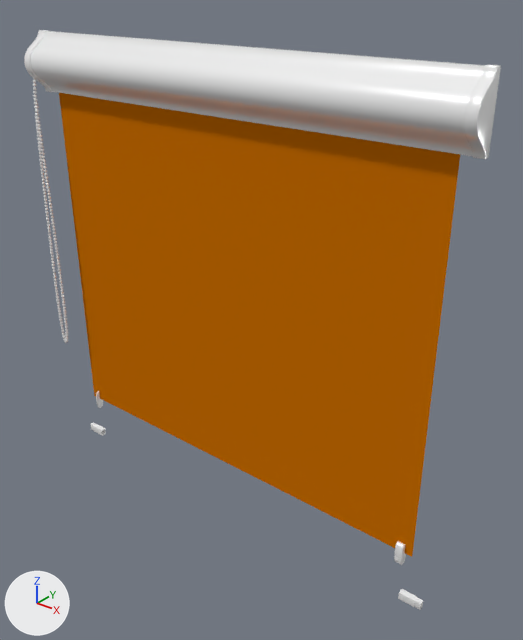
Before and after pictures for a commit that changed the Blender file models/products/Glasleistenrollo.blend.
The view is the same before and after, from a 50 mm lens placed at (1.128, -1.257, 0.775), pointed at (0.091, 0.039, -0.029). Arrows for +X, +Y and +Z are at lower left; the lights stay in place.
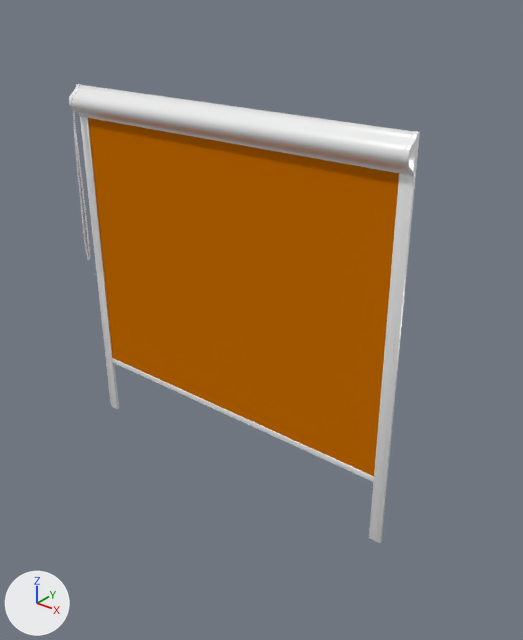
ob_beziercurve_052 is not drawn itself; it is used by a modifier of ob_sphere.

Where the newer file only moved an object's origin or applied its transform, the numbers keep the older frame.

Edits to the bpy script that builds the scene:
```text
Change me_cube_001:
    used by ob_cube_002; location = (0.435, 0.0, -0.5); scale = (0.0298, 0.0298, 0.0298)
    remove me_cube_001.from_pydata(...)  # 204 vertices, 170 faces; spans x 3.67..4.23, y -0.39..0.39, z -1.0..1.0
    remove me_cube_001.materials.append(mat_schiene)  # white #ffffff
    add me_cube_001.from_pydata(...)  # 64 vertices, 62 faces; spans x -1.0..1.0, y -1.11..1.11, z -1.02..1.0
    me_cube_001 part 5: 204 vertices removed from x 3.67..4.23, y -0.39..0.39, z -1.0..1.0
    add me_cube_001.materials.append(mat_schiene_001)  # white #ffffff
Change me_cube_005:
    where me_cube_005.from_pydata(...)  # 96 vertices, 94 faces; spans x -1.25..0.71, y -0.26..0.26, z -3.65..-3.01
    used by ob_cube_001; location = (-0.583, 0.003, -0.518); scale = (0.0307, 0.0307, 0.0343)
    me_cube_005 part 1: all 48 vertices in x -1.25..0.71, y -0.26..0.26, z -3.05..-3.01 are moved by (0.0, 0.0, 31.84)
Change me_nurbspath_003:
    where me_nurbspath_003.from_pydata(...)  # 148 vertices, 76 faces; spans x -2.0..2.0, y -1.5..0.3, z -10.0..10.0
    used by ob_kassette_1; location = (-0.003, -0.002, 0.548); rotation_euler = (0.0, -1.571, 0.0), in degrees (0, -90, 0); scale = (0.0386, 0.0386, 0.0621)
    me_nurbspath_003 part 2: the whole mesh is scaled about its middle by (0.53, 0.53, 0.791), then moved by (-2.3, 0.2, -0.1)
Change me_plane_003:
    where me_plane_003.from_pydata(...)  # 4 vertices, 1 face; spans x -10.0..10.0, y -10.0..10.0, z 0.0
    used by ob_stoff_001; location = (0.0, 0.0, -0.004); rotation_euler = (1.571, 0.0, -3.142), in degrees (90, 0, -180); scale = (0.0585, 0.0492, 0.0581)
    me_plane_003 part 3
    me_plane_003.vertices[0].co: (-10.0, -10.0, 0.0) -> (-8.0, -6.4, 0.0)  # pixel (412, 557) -> pixel (374, 479)
    me_plane_003.vertices[1].co: (10.0, -10.0, 0.0) -> (8.0, -6.4, 0.0)  # pixel (94, 395) -> pixel (112, 359)
    me_plane_003.vertices[2].co: (-10.0, 10.0, 0.0) -> (-8.0, 8.8, 0.0)
    me_plane_003.vertices[3].co: (10.0, 10.0, 0.0) -> (8.0, 8.8, 0.0)
Change me_cube_008:
    where me_cube_008.from_pydata(...)  # 96 vertices, 94 faces; spans x -1.25..0.71, y -0.26..0.26, z -3.65..-3.01
    used by ob_cube_004; location = (0.585, 0.003, -0.518); rotation_euler = (3.142, 0.0, 0.0), in degrees (180, 0, 0); scale = (-0.0307, -0.0307, -0.0343)
    me_cube_008 part 4: all 48 vertices in x -1.25..0.71, y -0.26..0.26, z -3.05..-3.01 are moved by (0.0, 0.0, 31.84)
Change ob_cube_002:
    ob_cube_002.location: (0.435, 0.0, -0.5) -> (-0.467, -0.001, -0.321)
    ob_cube_002.scale: (0.0298, 0.0298, 0.0298) -> (0.000689, 0.00326, 0.00864)
Change ob_cube_001:
    ob_cube_001.location: (-0.583, 0.003, -0.518) -> (-0.479, -0.001, -0.107)
    ob_cube_001.scale: (0.0307, 0.0307, 0.0343) -> (0.0163, 0.0163, 0.0182)
Change ob_kassette_1_002:
    ob_kassette_1_002.location: (0.623, -0.002, 0.548) -> (0.493, -0.004, 0.458)
    ob_kassette_1_002.scale: (0.0379, 0.0379, 0.0379) -> (0.0201, 0.0201, 0.0201)
Change ob_kassette_1_003:
    ob_kassette_1_003.location: (-0.625, -0.002, 0.548) -> (-0.493, -0.004, 0.458)
    ob_kassette_1_003.scale: (0.0379, 0.0379, 0.0379) -> (0.0201, 0.0201, 0.0201)
Change ob_cube_003:
    ob_cube_003.location: (0.562, 0.0, -0.5) -> (0.467, -0.001, -0.321)
    ob_cube_003.scale: (0.00246, 0.0116, 0.0308) -> (0.000689, 0.00326, 0.00864)
Change ob_cube_004:
    ob_cube_004.location: (0.585, 0.003, -0.518) -> (0.479, -0.001, -0.107)
    ob_cube_004.scale: (-0.0307, -0.0307, -0.0343) -> (-0.0163, -0.0163, -0.0182)
Remove ob_cube_005:
    ob_cube_005 = bpy.data.objects.new('Cube.005', me_cube_009)
Change ob_beziercurve_052:
    ob_beziercurve_052.location: (-0.618, -0.0392, 0.342) -> (-0.49, -0.0234, 0.349)
    ob_beziercurve_052.scale: (0.0635, 0.0635, 0.0635) -> (0.0337, 0.0337, 0.0337)
Change ob_sphere:
    ob_sphere.location: (-0.618, -0.039, 0.342) -> (-0.49, -0.023, 0.349)
    ob_sphere.scale: (0.037, 0.0114, 0.0114) -> (0.0196, 0.00602, 0.00602)
Add ob_cube_007:
    ob_cube_007 = bpy.data.objects.new('Cube.007', me_cube_003)  # 204 vertices, 170 faces; spans x -107.6..4.2, y -0.4..0.4, z -1.0..1.0; in mat_schiene_001 (white #ffffff); modifiers SUBSURF
    ob_cube_007.location = (0.432, -0.001, -0.321)
    ob_cube_007.scale = (0.00835, 0.00835, 0.00835)
```

Where the change shows, as pixel boxes [x1, y1, x2, y2] in the pictures (523 x 640 px; the box of a moved part takes in the faces that stretch with it):
'Stoff.001', reshaped (22% narrower, 23% shorter): before [59, 93, 460, 557]; after [88, 118, 400, 476]
'Kassette_1', mesh rescaled (25% narrower, 28% shorter): before [30, 31, 485, 156]; after [72, 85, 412, 175]
'Cube.004', reshaped, moved, rescaled (85% wider, 1582% taller): before [398, 589, 423, 610]; after [369, 174, 416, 543]
'Kassette_1.002', moved, rescaled (50% narrower, 52% shorter): before [464, 65, 501, 159]; after [402, 131, 420, 176]
'Cube.001', reshaped, moved, rescaled (150% wider, 1993% taller): before [91, 423, 106, 436]; after [80, 117, 119, 409]
'Sphere', moved, rescaled (50% narrower, 43% shorter): before [33, 76, 68, 343]; after [73, 109, 90, 260]
'Cube.007', added: after [113, 358, 374, 482]
'Kassette_1.003', moved, rescaled (48% narrower, 46% shorter): before [24, 30, 52, 92]; after [69, 84, 83, 117]
'Cube.002', reshaped, moved, rescaled (not visible afterwards): before [394, 541, 403, 564]
'Cube.003', moved, rescaled (not visible afterwards): before [400, 544, 406, 565]
'Cube.005', deleted: before [96, 391, 103, 408]
part 1 of me_cube_005, moved or reshaped: before [91, 423, 106, 435]; after [80, 117, 119, 409]
